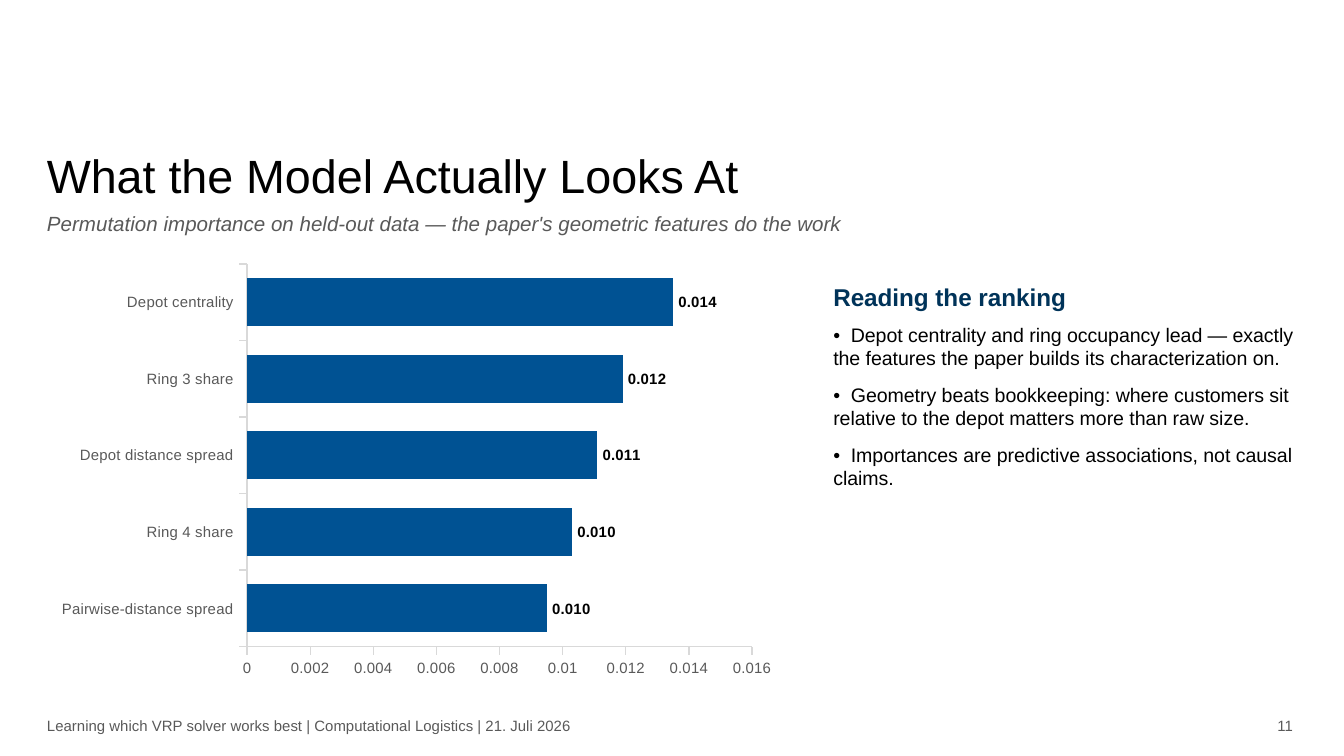
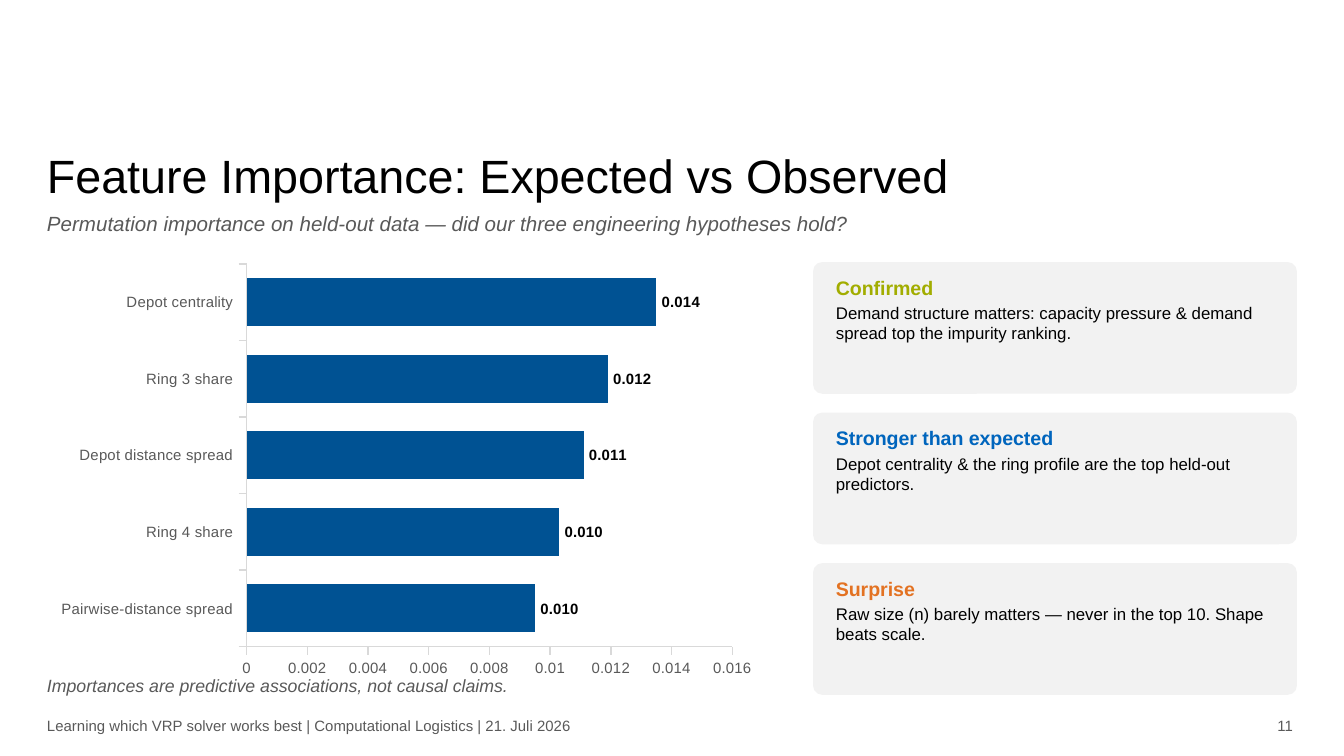
Before and after one commit to KMing02/cvrp-algorithm-selection, a slide deck: slide 11 of reports/presentation_handoff/presentation.pptx. Drawn at 1344x756 pixels with LibreOffice and Linux fonts; fonts in the diff are those of the drawing; background and template pictures are left out. Boxes give left, top, right and bottom in pixels: in the first picture for what was removed or moved away, otherwise in the second. Text is boxed around its words. In the diff, an @@ line names an element or a change of style, - is before the commit and + after.

```diff
--- a/reports/presentation_handoff/presentation.pptx
+++ b/reports/presentation_handoff/presentation.pptx
@@ title at bbox=[47, 159, 948, 202]: text changed @@
-What the Model Actually Looks At
+Feature Importance: Expected vs Observed
@@ text at bbox=[47, 216, 847, 236]: text changed @@
-Permutation importance on held-out data — the paper's geometric features do the work
+Permutation importance on held-out data — did our three engineering hypotheses hold?
@@ bar chart: place and size @@
-bar chart at bbox=[47, 255, 786, 685]
+bar chart at bbox=[47, 255, 766, 685]
@@ rounded rectangle added at bbox=[813, 262, 1297, 394], fill #F2F2F2 @@
@@ text removed at bbox=[833, 288, 1294, 486] @@
-Reading the ranking
-• Depot centrality and ring occupancy lead — exactly the features the paper builds its characterization on.
-• Geometry beats bookkeeping: where customers sit relative to the depot matters more than raw size.
-• Importances are predictive associations, not causal claims.
@@ text added at bbox=[836, 280, 1253, 343], 9 pt, text #000000 @@
+Confirmed
+Demand structure matters: capacity pressure & demand spread top the impurity ranking.
@@ rounded rectangle added at bbox=[813, 413, 1297, 544], fill #F2F2F2 @@
@@ text added at bbox=[836, 430, 1230, 494], 9 pt, text #000000 @@
+Stronger than expected
+Depot centrality & the ring profile are the top held-out predictors.
@@ rounded rectangle added at bbox=[813, 563, 1297, 695], fill #F2F2F2 @@
@@ text added at bbox=[836, 582, 1264, 640], 9 pt, text #000000 @@
+Surprise
+Raw size (n) barely matters — never in the top 10. Shape beats scale.
@@ text added at bbox=[47, 679, 508, 696], 9.5 pt, text #595959, italic @@
+Importances are predictive associations, not causal claims.
```
Also in this commit, not shown: 8 other slides changed, 1 slide added, 1 other file.
